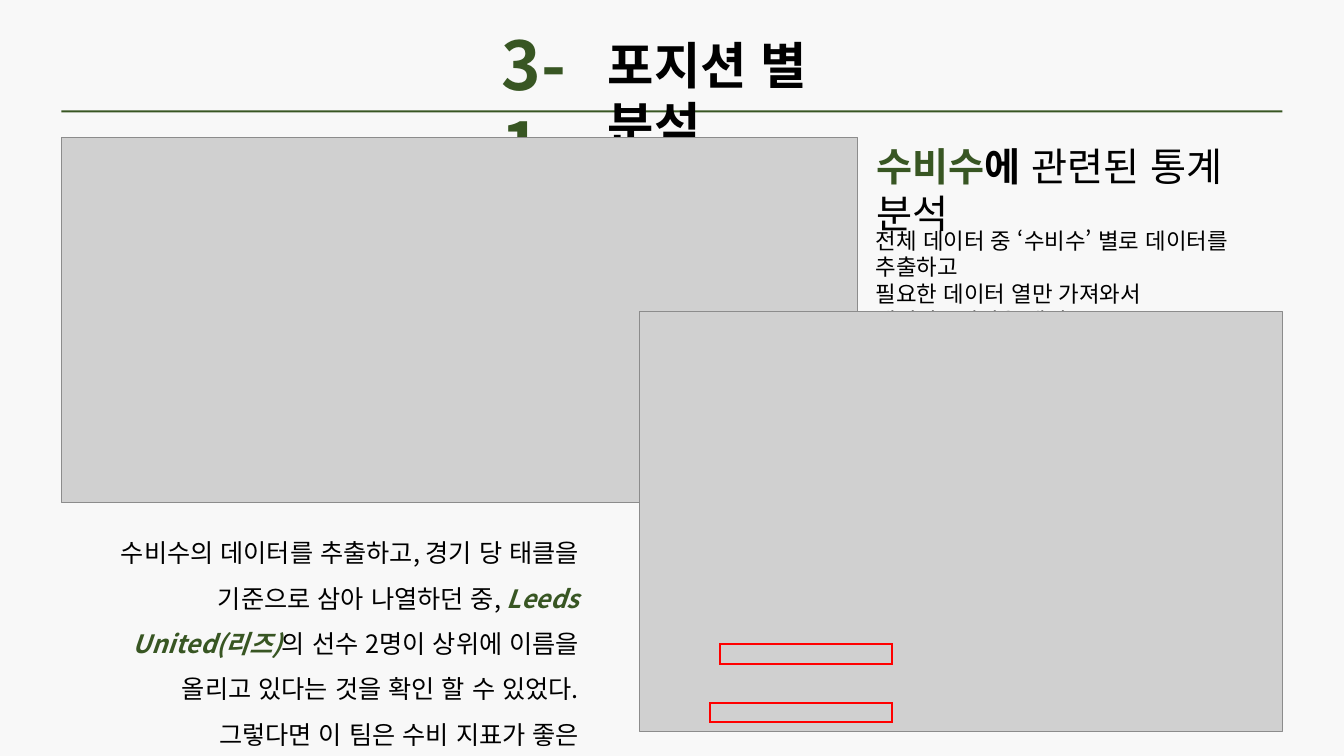
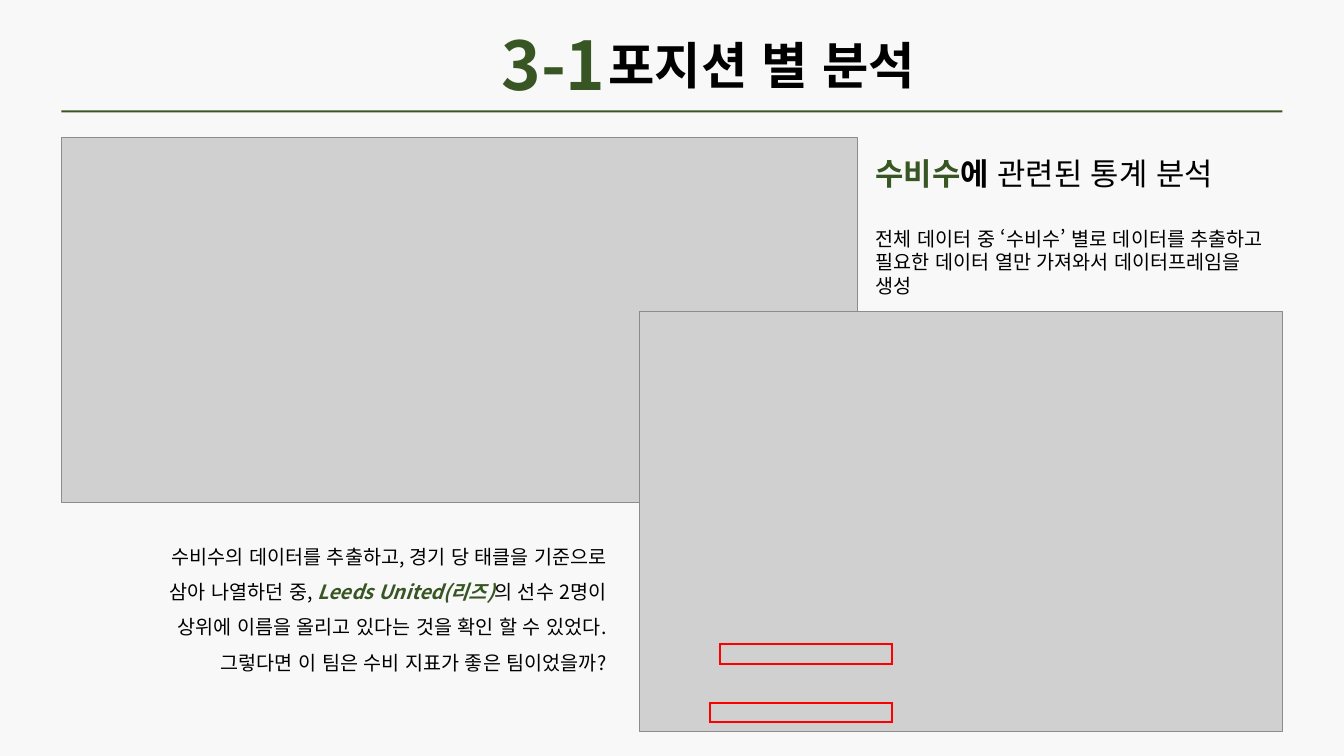
Before and after one commit to Gray116/BigData_Academy_1, a slide deck: slide 18 of 00_Projects/김설웅_개인프로젝트.pptx. Drawn at 1344x756 pixels with LibreOffice and Linux fonts; fonts in the diff are those of the drawing; grey boxes stand for pictures. Boxes give left, top, right and bottom in pixels: in the first picture for what was removed or moved away, otherwise in the second. Text is boxed around its words. In the diff, an @@ line names an element or a change of style, - is before the commit and + after.

```diff
--- a/00_Projects/김설웅_개인프로젝트.pptx
+++ b/00_Projects/김설웅_개인프로젝트.pptx
@@ text "3-1" rewrapped from bbox=[501, 39, 565, 138] to bbox=[501, 39, 605, 91] @@
@@ text "포지션 별 분석" rewrapped from bbox=[608, 41, 807, 138] to bbox=[608, 41, 915, 89] @@
@@ text "수비수에 관련된 통계 분석": place and size @@
-text "수비수에 관련된 통계 분석" at bbox=[877, 148, 1223, 239]
+text "수비수에 관련된 통계 분석" at bbox=[876, 159, 1213, 188]
@@ text "수비수에 관련된 통계 분석" at bbox=[876, 159, 1213, 188]: size 28 to 22 pt @@
@@ text "전체 데이터 중 ‘수비수’ 별로 ..." at bbox=[876, 229, 1263, 295]: size 16 to 14 pt @@
@@ text "수비수의 데이터를 추출하고, 경기 당 ...": place and size @@
-text "수비수의 데이터를 추출하고, 경기 당 ..." at bbox=[121, 541, 579, 746]
+text "수비수의 데이터를 추출하고, 경기 당 ..." at bbox=[170, 547, 607, 672]
@@ text "수비수의 데이터를 추출하고, 경기 당 ..." at bbox=[170, 547, 607, 672]: size 18 to 14 pt @@
```
Also in this commit, not shown: 21 other slides changed, 1 slide removed, 40 other files.
